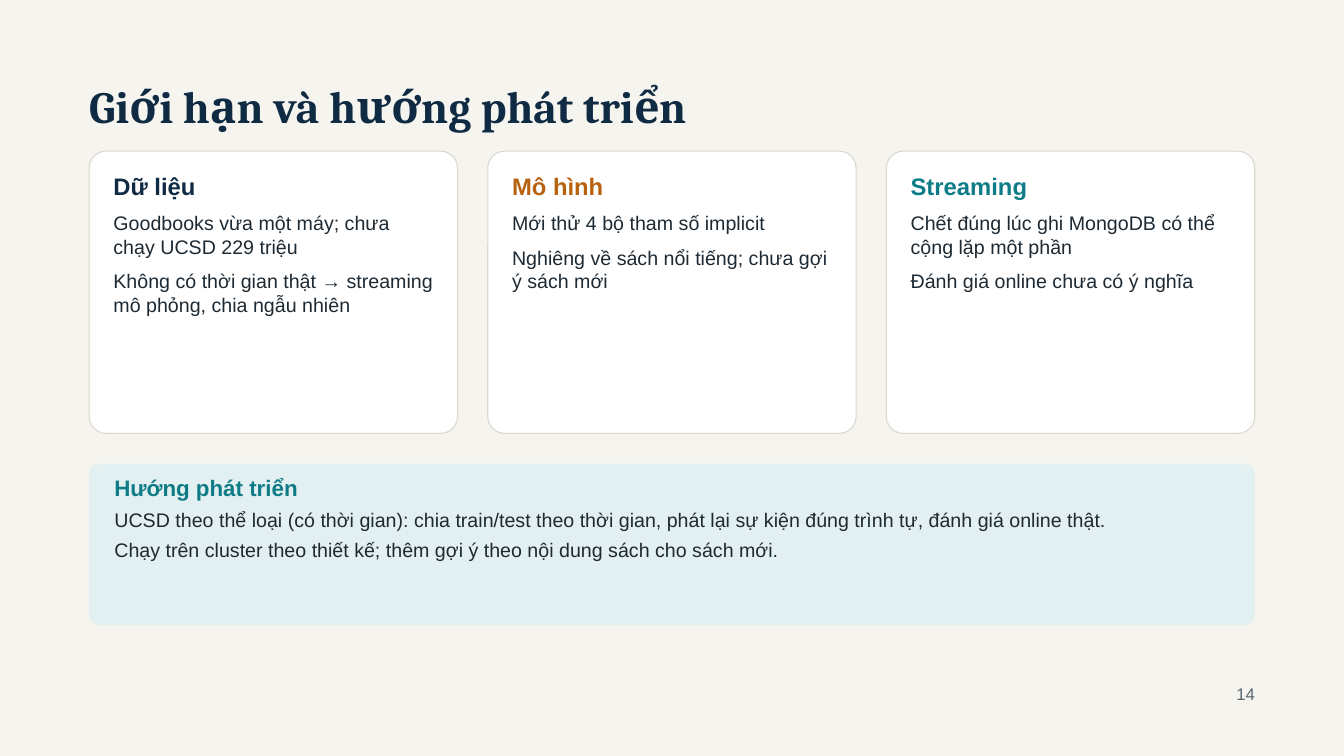
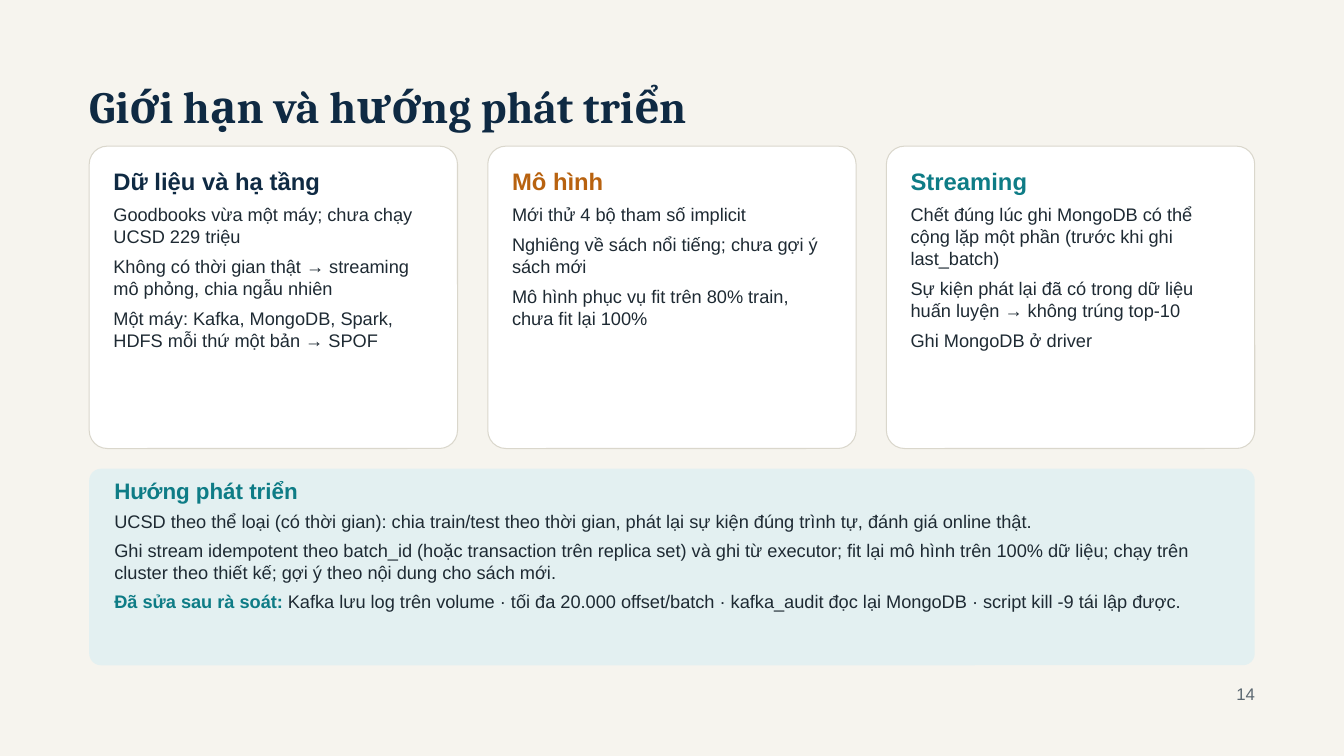
Before and after one commit to haoluonghuynhngoc/Group_06_BigData, a slide deck: slide 14 of Present/BookPulse - BDA501 Session 10 Final Presentation.pptx. Drawn at 1344x756 pixels with LibreOffice and Linux fonts; fonts in the diff are those of the drawing. Boxes give left, top, right and bottom in pixels: in the first picture for what was removed or moved away, otherwise in the second. Text is boxed around its words. In the diff, an @@ line names an element or a change of style, - is before the commit and + after.

```diff
--- a/Present/BookPulse - BDA501 Session 10 Final Presentation.pptx
+++ b/Present/BookPulse - BDA501 Session 10 Final Presentation.pptx
@@ rounded rectangle: place and size @@
-rounded rectangle at <box>90,151,458,434</box>
+rounded rectangle at <box>90,146,458,449</box>
@@ rounded rectangle: place and size @@
-rounded rectangle at <box>488,151,856,434</box>
+rounded rectangle at <box>488,146,856,449</box>
@@ rounded rectangle: place and size @@
-rounded rectangle at <box>886,151,1254,434</box>
+rounded rectangle at <box>886,146,1254,449</box>
@@ text at <box>113,171,320,195</box>: text changed @@
-Dữ liệu
+Dữ liệu và hạ tầng
@@ text at <box>512,172,818,273</box>: size 14 to 13 pt in "Mới thử 4 bộ tham số implicit", "Nghiêng về sách nổi tiếng; chưa gợi ..."; less space between paragraphs @@
@@ text at <box>911,172,1027,195</box>: less space between paragraphs @@
@@ text at <box>113,207,412,299</box>: size 14 to 13 pt in "Goodbooks vừa một máy; chưa chạy UCSD ...", "Không có thời gian thật → streaming ..."; less space between paragraphs @@
@@ text at <box>911,207,1193,351</box>: text changed; size 14 to 13 pt @@
-Chết đúng lúc ghi MongoDB có thể cộng lặp một phần
-Đánh giá online chưa có ý nghĩa
+Chết đúng lúc ghi MongoDB có thể cộng lặp một phần (trước khi ghi last_batch)
+Sự kiện phát lại đã có trong dữ liệu huấn luyện → không trúng top-10
+Ghi MongoDB ở driver
@@ text at <box>512,289,788,328</box>: paragraph added @@
+Mô hình phục vụ fit trên 80% train, chưa fit lại 100%
@@ text at <box>113,311,393,350</box>: paragraph added @@
+Một máy: Kafka, MongoDB, Spark, HDFS mỗi thứ một bản → SPOF
@@ rounded rectangle: place and size @@
-rounded rectangle at <box>90,464,1255,625</box>
+rounded rectangle at <box>90,469,1255,665</box>
@@ text at <box>114,514,1031,532</box>: size 14 to 13 pt in "UCSD theo thể loại (có thời gian): ..." @@
@@ text at <box>114,543,1188,612</box>: text changed; size 14 to 13 pt @@
-Chạy trên cluster theo thiết kế; thêm gợi ý theo nội dung sách cho sách mới.
+Ghi stream idempotent theo batch_id (hoặc transaction trên replica set) và ghi từ executor; fit lại mô hình trên 100% dữ liệu; chạy trên cluster theo thiết kế; gợi ý theo nội dung cho sách mới.
+Đã sửa sau rà soát: Kafka lưu log trên volume · tối đa 20.000 offset/batch · kafka_audit đọc lại MongoDB · script kill -9 tái lập được.
```
Also in this commit, not shown: 12 other slides changed, 45 other files.
